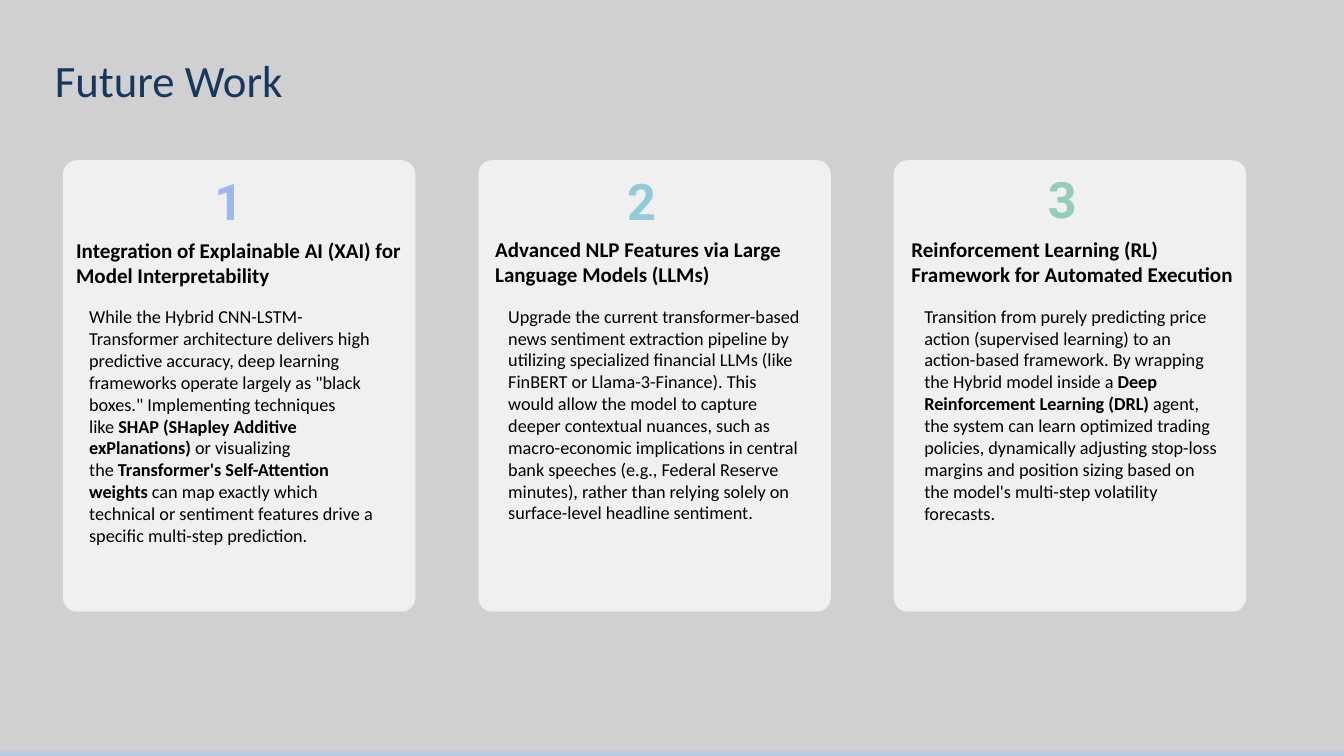
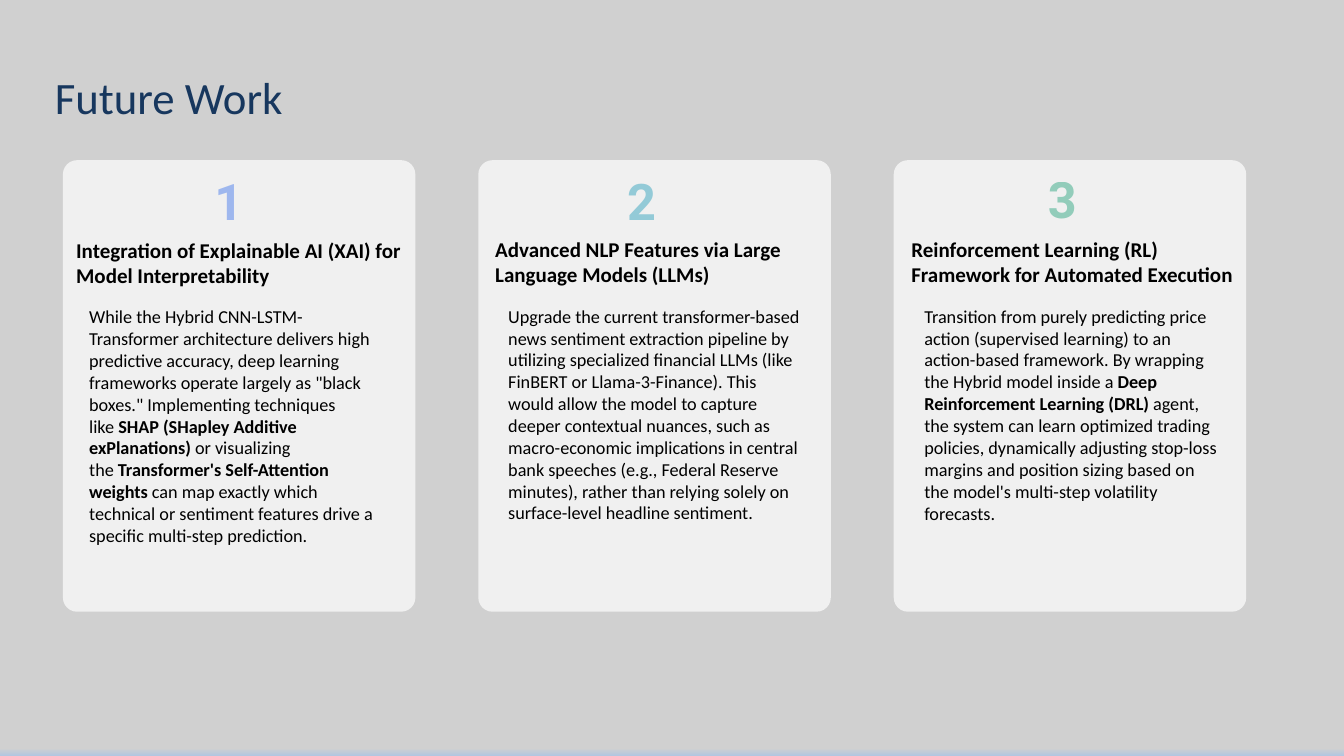
Before and after one commit to SudhakarPuppala/Forex_Price_Prediction, a slide deck: slide 7 of ppt/Midterm_Presentation.pptx. Drawn at 1344x756 pixels with LibreOffice and Linux fonts; fonts in the diff are those of the drawing. Boxes give left, top, right and bottom in pixels: in the first picture for what was removed or moved away, otherwise in the second. Text is boxed around its words. In the diff, an @@ line names an element or a change of style, - is before the commit and + after.

```diff
--- a/ppt/Midterm_Presentation.pptx
+++ b/ppt/Midterm_Presentation.pptx
@@ text "Future Work": place and size @@
-text "Future Work" at [55,66,283,98]
+text "Future Work" at [55,83,283,115]
```
Also in this commit, not shown: 12 other slides changed, 8 other files.
